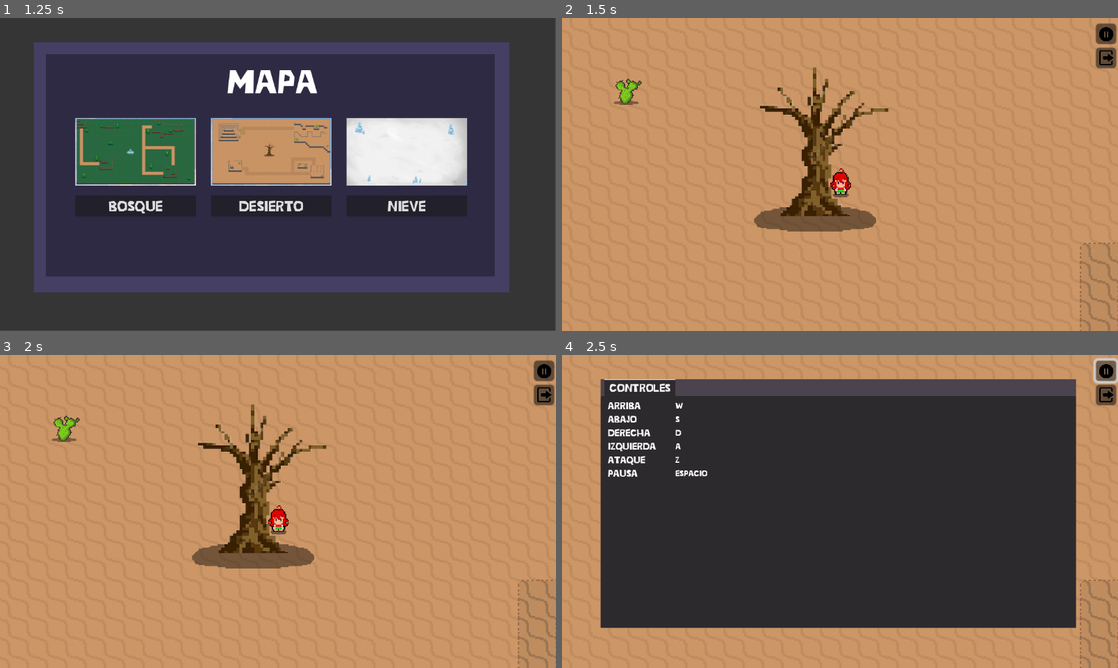
Above: before the commit, frames 1-4 (two rows, left to right).
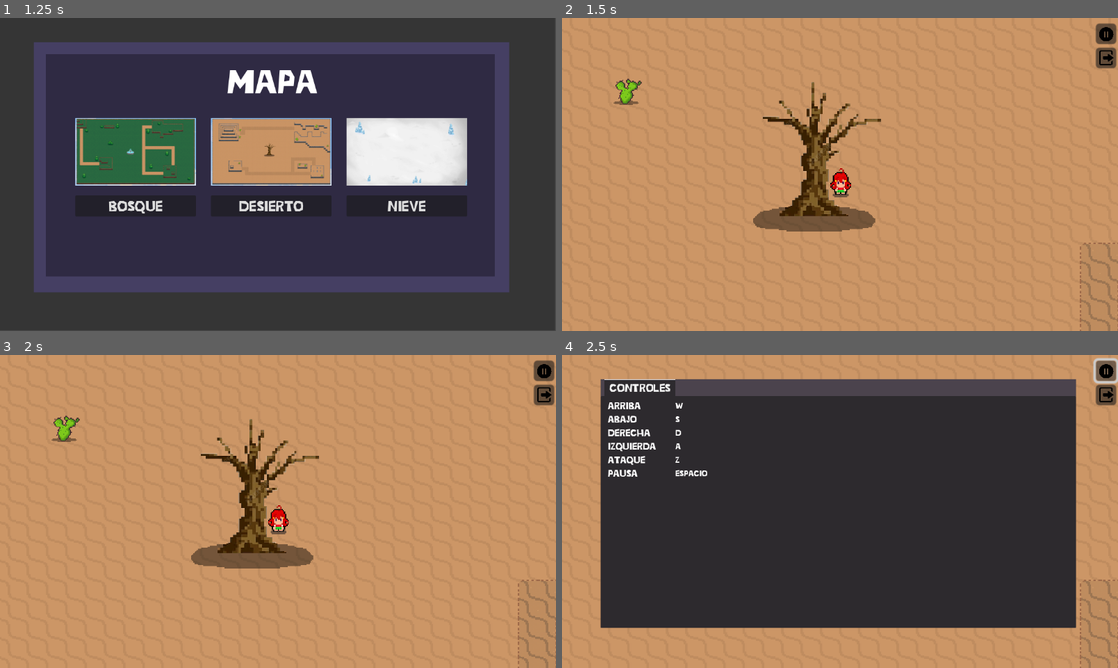
Above: after the commit, the same moments.

Repository: AbrahamReyes08/-
Game: Godot game, scene res://Scenes/menu.tscn
The game is run twice, just before and just after one commit, with the same random seed, the same clock (stepped at 60 frames per second) and the same inputs.
Inputs (mouse positions are in pixels of both pictures, inside the frame that each line leads up to):
- Up to frame 1 (1.25 s): click "Jugar" at 0.5 s
- Up to frame 2 (1.5 s): click "DESIERTO" at 1.25 s
- Up to frame 3 (2 s): no input
- Up to frame 4 (2.5 s): click (1106, 370) at 2 s

Frame 1 is identical in both runs. In frame 2, 2.2% of the frame differs, in the area x 34-59%, y 15-69%; in frame 3, 2.2%; in frame 4, nothing differs.

Commit message:
ajustes

Diff:
--- a/Adds/Scenes/personaje.tscn
+++ b/Adds/Scenes/personaje.tscn
@@ -412,6 +412,9 @@
 radius = 12.0
 height = 38.0
 
+[sub_resource type="CircleShape2D" id="CircleShape2D_54myf"]
+radius = 4.0
+
 [node name="Personaje" type="CharacterBody2D"]
 position = Vector2(1737, 979)
 collision_layer = 2
@@ -473,6 +476,12 @@
 stream = ExtResource("4_vpmoh")
 bus = &"SFX"
 
+[node name="enterCoin" type="Area2D" parent="."]
+
+[node name="CollisionShape2D" type="CollisionShape2D" parent="enterCoin"]
+position = Vector2(2, 10)
+shape = SubResource("CircleShape2D_54myf")
+
 [connection signal="area_entered" from="HurtBox" to="." method="_on_hurt_box_area_entered"]
 [connection signal="timeout" from="CooldownAtaque" to="." method="_on_timer_timeout"]
 [connection signal="timeout" from="HitCooldown" to="." method="_on_hit_cooldown_timeout"]
--- a/Scenes/DesertWorld.tscn
+++ b/Scenes/DesertWorld.tscn
@@ -374,6 +374,13 @@
 [node name="EnemySpawn" type="Timer" parent="."]
 wait_time = 1.25
 
+[node name="arbol" type="Sprite2D" parent="."]
+position = Vector2(550, 364.8)
+scale = Vector2(0.919118, 0.89375)
+texture = ExtResource("7_wc04t")
+region_enabled = true
+region_rect = Rect2(344, 456, 136, 24)
+
 [node name="Personaje" parent="." instance=ExtResource("8_8ov50")]
 position = Vector2(566, 327.6)
 
@@ -399,7 +406,15 @@
 scale = Vector2(0.0405077, 0.0341428)
 texture = ExtResource("9_pct6j")
 
+[node name="arbol2" type="Sprite2D" parent="."]
+position = Vector2(549.2, 300)
+scale = Vector2(0.844778, 0.798789)
+texture = ExtResource("7_wc04t")
+region_enabled = true
+region_rect = Rect2(344, 320, 136, 136)
+
 [node name="StaticBody2D" type="StaticBody2D" parent="."]
+scale = Vector2(1, 1)
 
 [node name="CollisionPolygon2D" type="CollisionPolygon2D" parent="StaticBody2D"]
 polygon = PackedVector2Array(2, 0, 1149, 0, 1149, 656, -3, 656, -3, 5, 2, 5, 2, 640, 1143, 640, 1144, 6, 1144, 5, 2, 5)
@@ -643,14 +658,9 @@
 polygon = PackedVector2Array(824, 298, 821, 300, 821, 308, 825, 313, 828, 313, 831, 308, 831, 300, 827, 297)
 
 [node name="CollisionPolygon2D21" type="CollisionPolygon2D" parent="StaticBody2D"]
-polygon = PackedVector2Array(517, 362, 517, 359, 526, 353, 526, 347, 534, 342, 534, 332, 539, 328, 539, 320, 535, 315, 557, 314, 559, 320, 560, 331, 559, 347, 573, 362)
-
-[node name="arbol" type="Sprite2D" parent="."]
-position = Vector2(551, 304)
-scale = Vector2(0.919118, 0.89375)
-texture = ExtResource("7_wc04t")
-region_enabled = true
-region_rect = Rect2(344, 320, 136, 160)
+position = Vector2(-0.000183105, 1.96048)
+scale = Vector2(1, 0.994792)
+polygon = PackedVector2Array(517, 362, 517, 359, 526, 353, 526, 347, 534, 342, 534, 333.778, 536.8, 333.376, 541.6, 332.974, 547.2, 332.572, 550, 332.974, 552.8, 332.572, 555.2, 333.6, 559, 347, 573, 362)
 
 [node name="Popup2" parent="." instance=ExtResource("12_6kytb")]
 visible = false
--- a/Scenes/coin.tscn
+++ b/Scenes/coin.tscn
@@ -61,7 +61,7 @@
 }
 
 [node name="coin" type="Area2D"]
-scale = Vector2(2.5, 2.5)
+scale = Vector2(2.3, 2.3)
 script = ExtResource("1_gvc60")
 
 [node name="Sprite2D" type="Sprite2D" parent="."]
Not shown: 1 places in Adds/Scenes/personaje.tscn that only renumber resources
